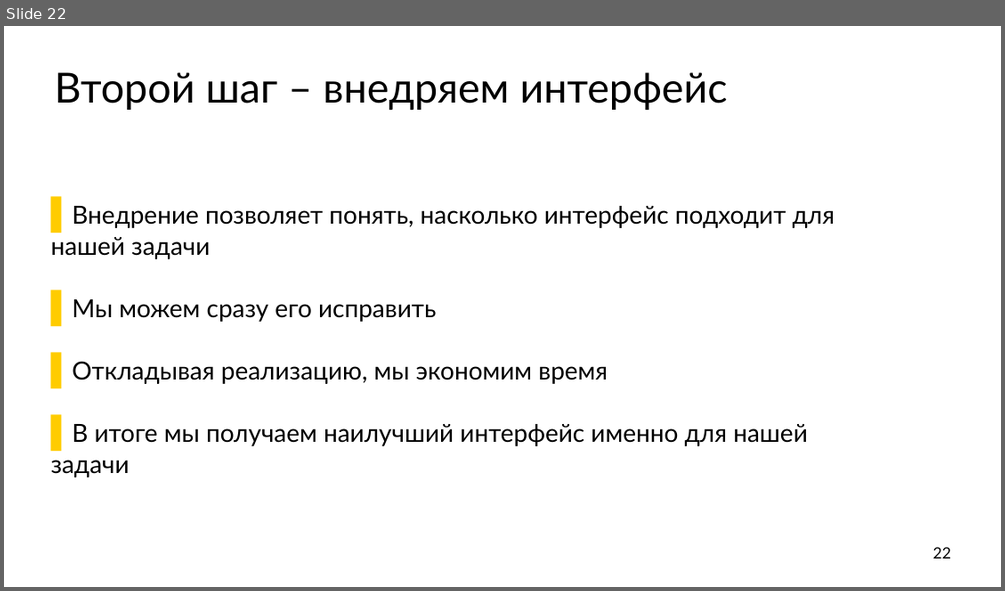
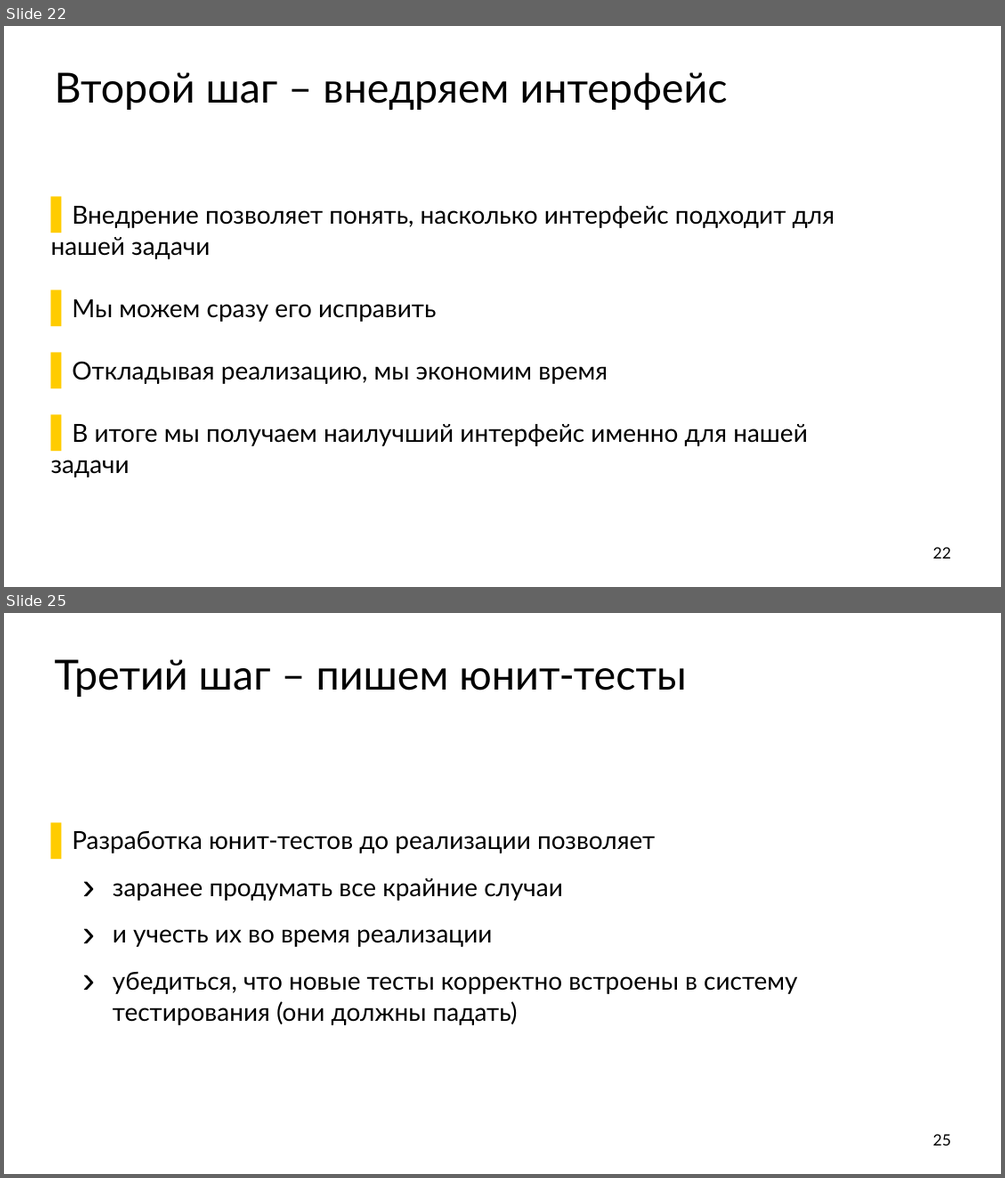
Before and after one commit to ishfb/secr2017, a slide deck: slides.pptx. Shown one above the other, each under a label of ours: slide 22 before the commit, slides 22 and 25 after it; the slides between them are not shown. The pictures are 1005x591 and 1005x1178 pixels, drawn with LibreOffice and Linux fonts; fonts in the diff are those of the drawing. Boxes give left, top, right and bottom in pixels: in the first picture for what was removed or moved away, otherwise in the second. Text is boxed around its words. In the diff, an @@ line names an element or a change of style, - is before the commit and + after.

```diff
--- a/slides.pptx
+++ b/slides.pptx
@@ slide 25 added at (x1=4, y1=613, x2=1001, y2=1174), background #FFFFFF @@
@@ title added at (x1=55, y1=659, x2=686, y2=697), 80 pt, text #000000 @@
+Третий шаг – пишем юнит-тесты
@@ text added at (x1=72, y1=831, x2=797, y2=1025), 48 pt, text #000000 @@
+  ▌ Разработка юнит-тестов до реализации позволяет
+    › заранее продумать все крайние случаи
+    › и учесть их во время реализации
+    › убедиться, что новые тесты корректно встроены в систему тестирования (они должны падать)
@@ page number added at (x1=933, y1=1134, x2=951, y2=1145), 30 pt, text #000000 @@
+25
```
Also in this commit, not shown: 2 slides changed, 11 other slides added, 1 slide removed, 1 other file.
